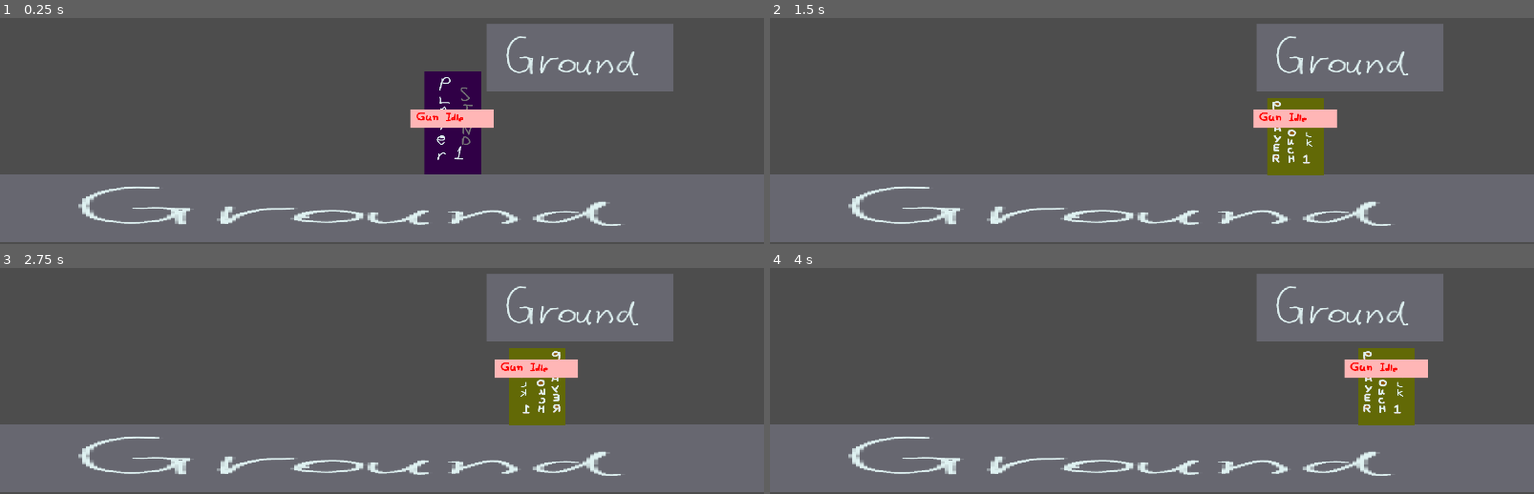
Above: before the commit, frames 1-4 (two rows, left to right).
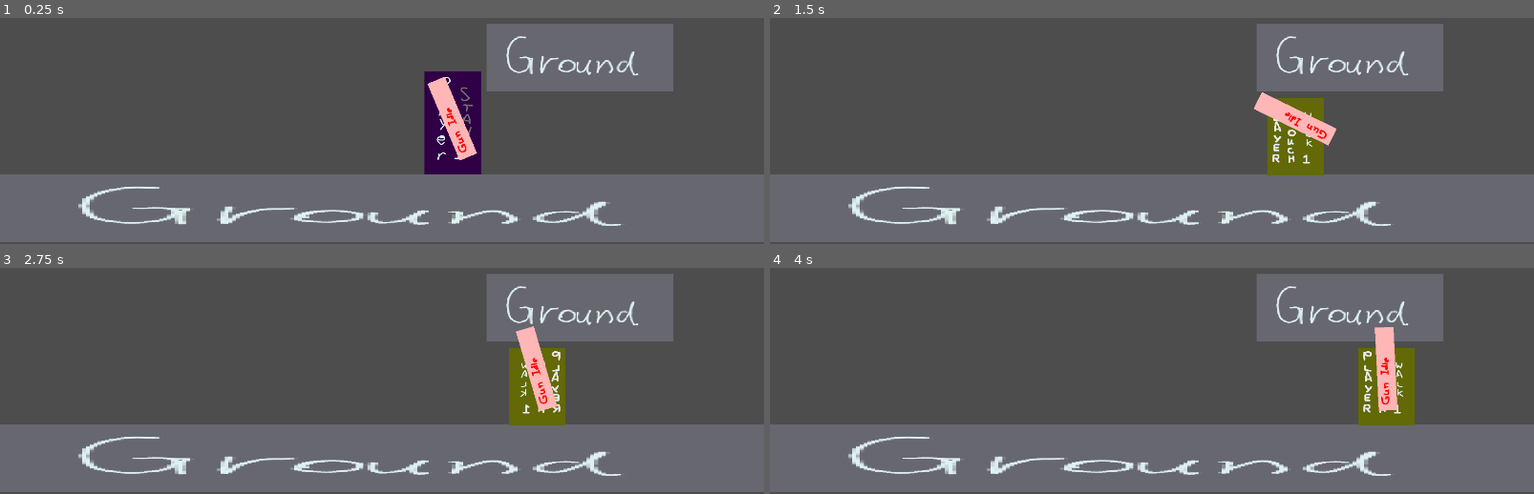
Above: after the commit, the same moments.

Repository: haruo-gabriel/portal2d
Game: Godot game, scene res://Scenes/Main/main.tscn
Same seed, same stepped clock (60 frames per second), same inputs: the game is played once before the commit and once after it.
Inputs (mouse positions are in pixels of both pictures, inside the frame that each line leads up to):
- Up to frame 1 (0.25 s): no input
- Up to frame 2 (1.5 s): move the mouse to (outside the picture) at 0.52 s; hold Shift (crouch) 0.53-1.28 s; hold D (move_right) from 0.53 s (still down); tap Space (jump) at 0.77 s; move the mouse to (999, 29) at 1.27 s; tap Shift (crouch) at 1.35 s
- Up to frame 3 (2.75 s): tap Space (jump) at 1.52 s; move the mouse to (outside the picture) at 2.02 s; release D (move_right) at 2.03 s; hold A (move_left) from 2.03 s (still down); hold Shift (crouch) from 2.03 s (still down)
- Up to frame 4 (4 s): move the mouse to (1113, 351) at 2.77 s; release A (move_left) at 2.78 s; release Shift (crouch) at 2.78 s; hold D (move_right) from 2.78 s (still down); tap Shift (crouch) at 2.85 s; tap Space (jump) at 3.02, 3.77 s; move the mouse to (1381, 326) at 3.52 s; hold Shift (crouch) from 3.53 s (still down)

The runs differ from the first frame. In frame 1, 1.5% of the frame differs, in the area x 53-65%, y 26-63%; in frame 2, 1.0%; in frame 3, 1.5%; in frame 4, 1.5%, in the area x 75-87%, y 26-64%.

Commit message:
Making the gun sprite follow the mouse

Diff:
--- a/godot project/Scenes/Player/Player.gd
+++ b/godot project/Scenes/Player/Player.gd
@@ -31,6 +31,8 @@
 @onready var main_hitbox: CollisionShape2D = $NormalHitbox
 @onready var crouched_hitbox: CollisionShape2D = $CrouchedHitbox
 
+@onready var gun_sprite: Sprite2D = $GunSprite
+
 var gravity: float = ProjectSettings.get_setting("physics/2d/default_gravity")
 
 var direction: float
@@ -38,6 +40,17 @@
 var is_crouching: bool
 
 var sprite_crouching_offset: Vector2 # Is constant and set at start
+
+var angle: float # Player angle with respect to mouse
+
+
+func set_gun_angle() -> void:
+
+	var difference: Vector2 = get_global_mouse_position() - global_position
+
+	if difference: angle = atan2(difference.y, difference.x)
+
+	gun_sprite.rotation = angle
 
 func set_animation() -> void:
 	"""
@@ -179,6 +192,8 @@
 
 	sprite_crouching_offset = main_hitbox.shape.get_rect().size - crouched_hitbox.shape.get_rect().size
 
+	angle = 0
+
 func _physics_process(delta: float) -> void:
 
 	direction = Input.get_axis("move_left", "move_right")
@@ -196,4 +211,6 @@
 	set_sprite()
 	set_hitbox()
 
+	set_gun_angle()
+
 	move_and_slide()
